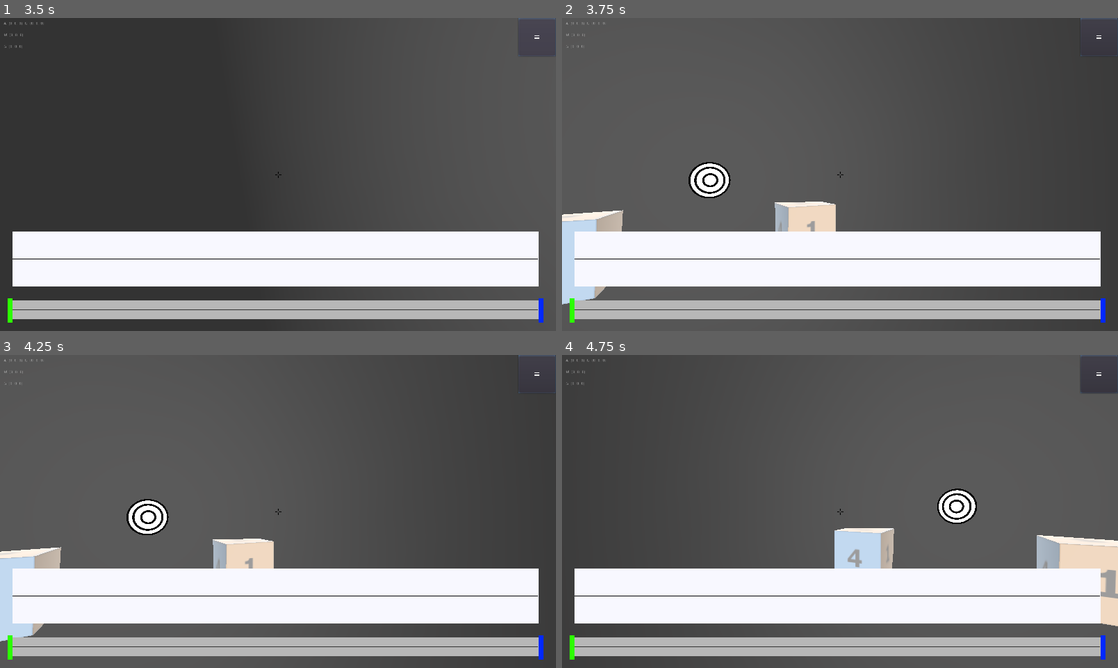
Above: before the commit, frames 1-4 (two rows, left to right).
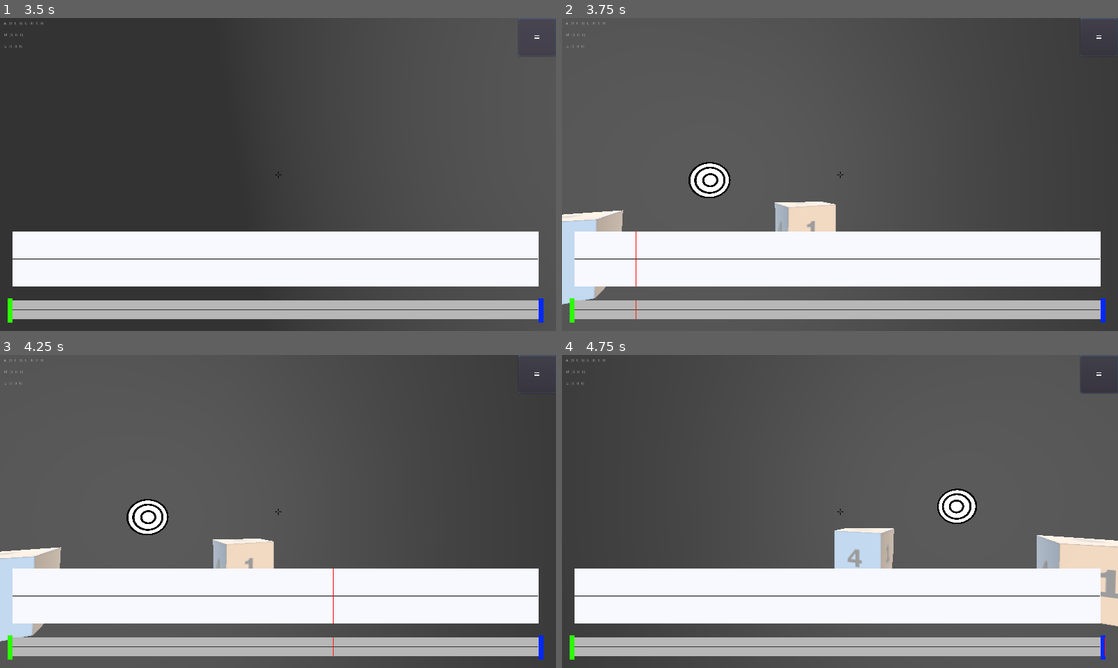
Above: after the commit, the same moments.

Repository: dsat4200/Gyroscope-Game-GD3
Game: Godot game, scene res://LevelEditor/LevelEditor.tscn
The game is run twice, just before and just after one commit, with the same random seed, the same clock (stepped at 60 frames per second) and the same inputs. Video files are missing from this copy of the repository; at most half a second of black plays in their place. Sound files missing from this copy of the repository are replaced by a short silence.
Inputs (mouse positions are in pixels of both pictures, inside the frame that each line leads up to):
- Up to frame 1 (3.5 s): click "=" at 0.5 s; click "Re-Center" at 1.25 s; click "drag_input" at 2 s; click "X" at 2.75 s
- Up to frame 2 (3.75 s): tap Enter at 3.5 s; move the mouse to (867, 174) at 3.52 s; hold Up from 3.53 s (still down)
- Up to frame 3 (4.25 s): keep holding Up
- Up to frame 4 (4.75 s): keep holding Up; tap Space at 4.25 s; move the mouse to (812, 511) at 4.27 s

Frame 1 is identical in both runs. In frame 2, less than 0.1% of the frame differs, in the area x 13-14%, y 68-97%; in frame 3, less than 0.1%; in frame 4, less than 0.1%.
Error before the commit: Parse Error: The setter function isn't defined. (res://LevelEditor/Beats.gd:5)
Error after the commit: Attempt to call function 'move_child' in base 'null instance' on a null instance. (res://Sequencer/beat.gd:27)

Commit message:
insert function added

Diff:
--- a/godot source/LevelEditor/Beats.gd
+++ b/godot source/LevelEditor/Beats.gd
@@ -2,7 +2,13 @@
 extends Node
 class_name beats
 
-export var order : int = 0 setget _set_order, _get_order
+export var insert : float = 0 setget _set_insert, _get_insert
+
+func _set_insert(x):
+	find_order_to_place(x)
+
+func _get_insert():
+	return insert
 
 onready var current_beat = get_child(0)
 onready var beats
@@ -13,8 +19,11 @@
 
 signal beats_updated(beats)
 
-
-
+func get_beats() -> Array:
+	var beat_positions : Array = []
+	for N in get_children():
+		beat_positions.append(N.pos)
+	return beat_positions
 
 func _ready():
 	print("beat interval:"+String(sec_per_beat))
@@ -33,6 +42,7 @@
 
 func find_order_to_place(pos):
 	var arrayOfArrays = get_beats()
+	print(String(arrayOfArrays))
 	 # Iterate through the array of arrays
 	for i in range(arrayOfArrays.size() - 1):
 		var array = arrayOfArrays[i]
@@ -40,7 +50,7 @@
 
 		# Check if the position is between the last element of the current array
 		# and the first element of the next array
-		if array.size() > 0 and nextArray.size() > 0 and array[-1] < pos < nextArray[0]:
+		if array.size() > 0 and nextArray.size() > 0 and (array[-1] < pos < nextArray[0]):
 			arrayOfArrays.insert(i + 1, [pos])
 			print("new array at "+String(arrayOfArrays))
 			return
